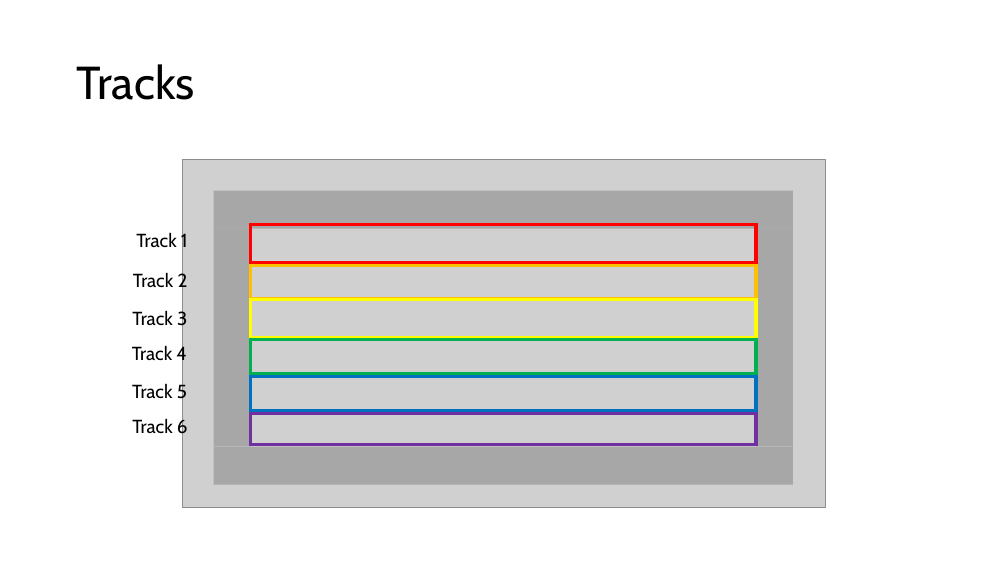
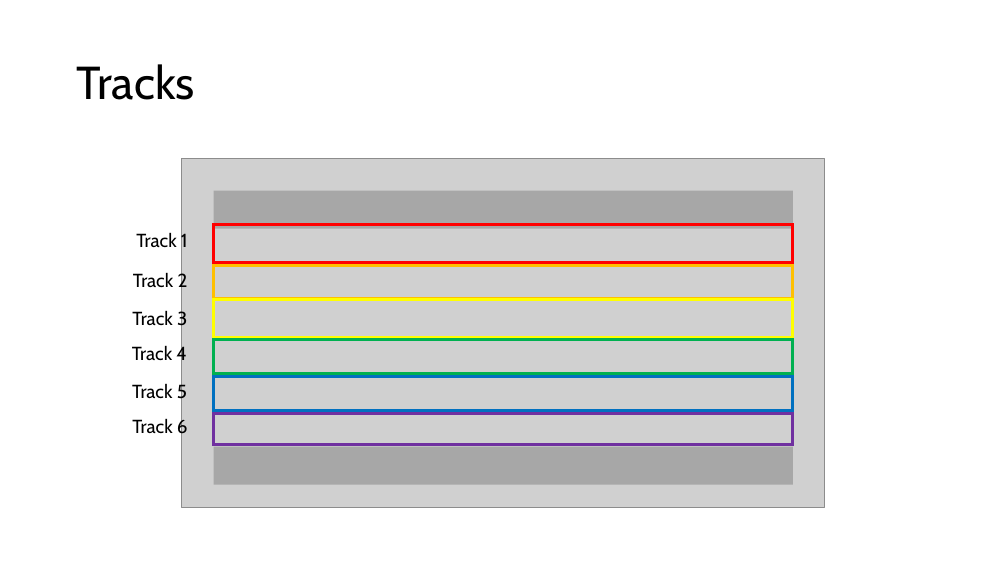
Before and after one commit to dessertplanet/Workshop_Computer, a slide deck: slide 2 of releases/15_MLRws/docs/gridstation/MLR_Grid_diagrams.pptx. Drawn at 1008x567 pixels with LibreOffice and Linux fonts; fonts in the diff are those of the drawing; grey boxes stand for pictures. Boxes give left, top, right and bottom in pixels: in the first picture for what was removed or moved away, otherwise in the second. Text is boxed around its words. In the diff, an @@ line names an element or a change of style, - is before the commit and + after.

```diff
--- a/releases/15_MLRws/docs/gridstation/MLR_Grid_diagrams.pptx
+++ b/releases/15_MLRws/docs/gridstation/MLR_Grid_diagrams.pptx
@@ rectangle: place and size @@
-rectangle at (250,225,756,262)
+rectangle at (214,225,793,262)
@@ rectangle removed at (214,228,251,446) @@
@@ rectangle removed at (756,228,793,446) @@
@@ rectangle: place and size @@
-rectangle at (250,266,756,299)
+rectangle at (214,266,793,299)
@@ rectangle: place and size @@
-rectangle at (250,299,756,337)
+rectangle at (214,299,793,337)
@@ rectangle: place and size @@
-rectangle at (250,340,756,374)
+rectangle at (214,340,793,374)
@@ rectangle: place and size @@
-rectangle at (250,377,756,411)
+rectangle at (214,377,793,411)
@@ rectangle: place and size @@
-rectangle at (250,413,756,444)
+rectangle at (214,413,793,444)
```
Also in this commit, not shown: 4 other slides changed, 3 slides added, 16 other files.
